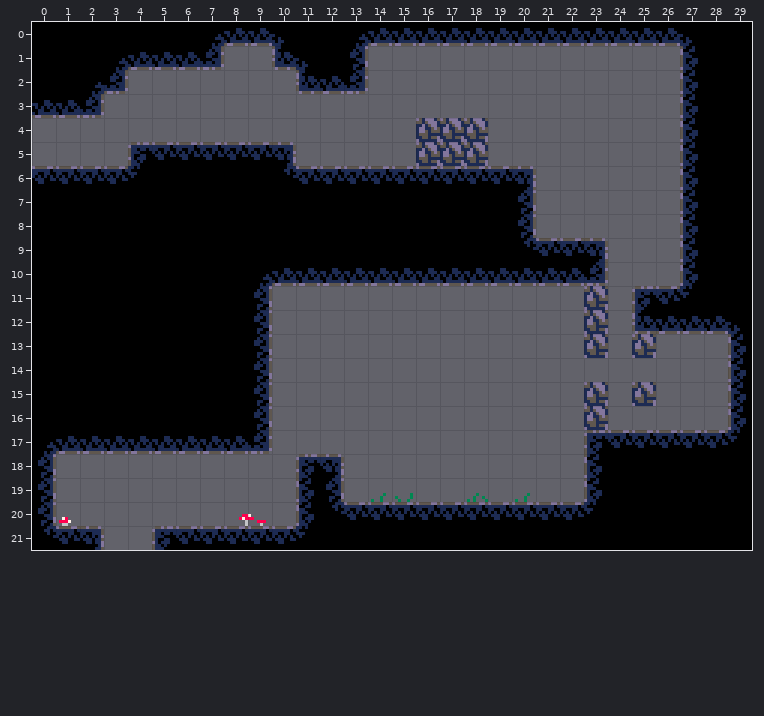
One commit to this Tiled map: assets/tiled/maps/room09.tmx. The picture above is the old version.
Cells are 8x8 px. Shown: x 0..29, y 0..21.
After the commit:
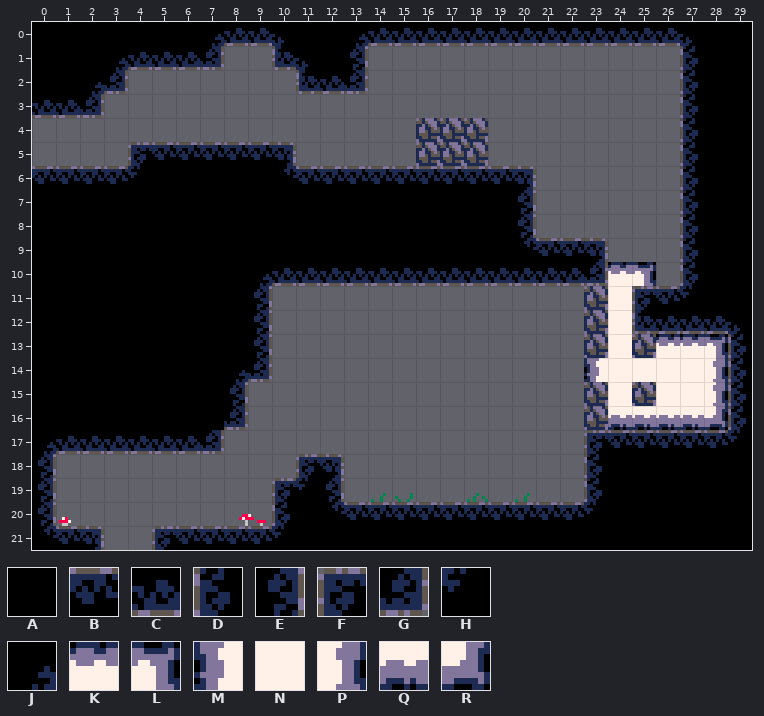
Key: from "tileset": A 0, B 1, C 1 turned 180, D 1 turned 270, E 1 turned 90, F 2 turned 270, G 2 turned 90, H 3 turned 270, J 3 turned 90, K 19 "heat", L 20 "heat", M 34 "heat", N 35 "heat", P 36 "heat", Q 51 "heat", R 52 "heat".
_ is an empty cell.
Tiles replaced or removed in this view: A, B, C, D, E, G, H.
Diff:
Changed rows in their new state; . is an unchanged cell.
Layer "Tile Layer 1":
first column x 7:
10 .................KL...
11 .................N....
12 .................N....
13 .................N.KKL
14 .JG.............MNNNNP
15 .E_..............N.NNP
16 .G_..............QQQQR
17 G__...................
19 ...FH.................
20 ...DA.................
21 ...HA.................
Changed places in both pictures, as pixel boxes (x1, y1, x2, y2):
added: (584, 262, 728, 430)
changed: (200, 358, 272, 454)
changed: (272, 478, 314, 544)
